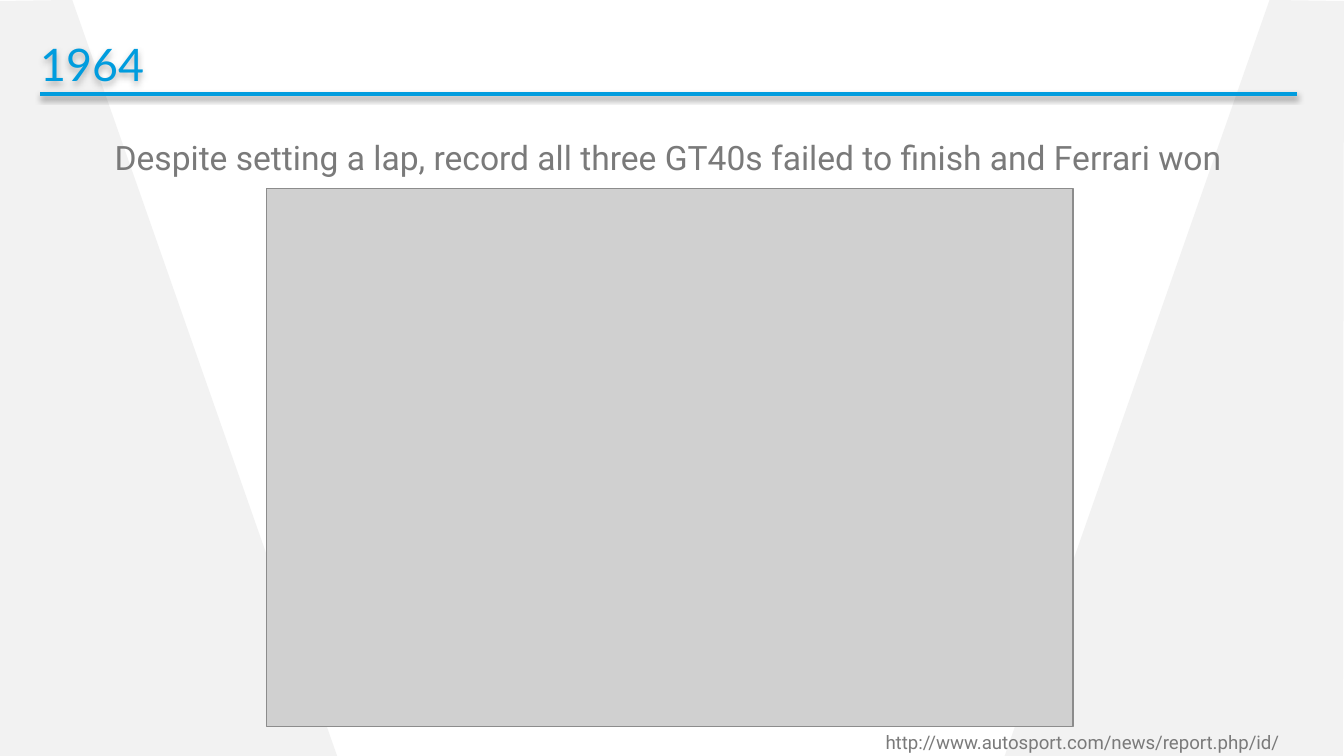
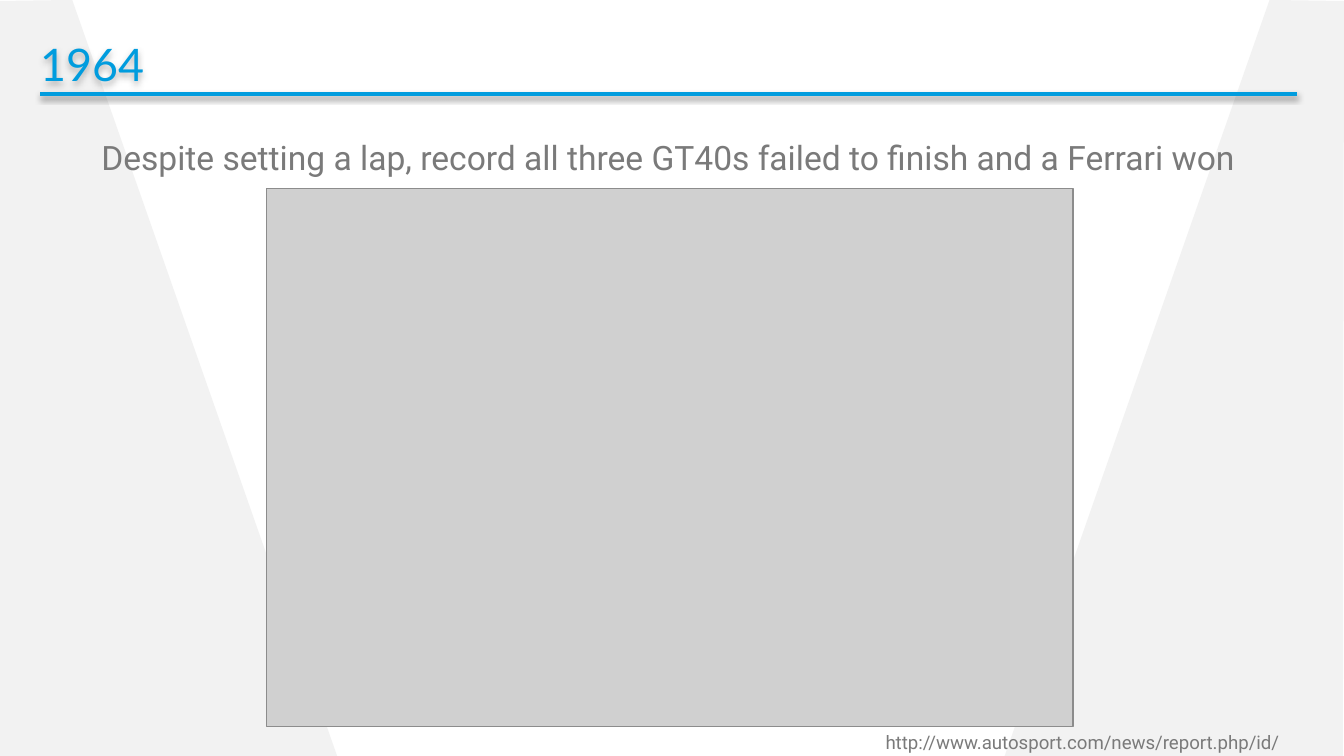
Before and after one commit to cdhunt/pssummit2017-mocking, a slide deck: slide 4 of Summit2017_Mocking.pptx. Drawn at 1344x756 pixels with LibreOffice and Linux fonts; fonts in the diff are those of the drawing; grey boxes stand for pictures; background and template pictures are left out. Boxes give left, top, right and bottom in pixels: in the first picture for what was removed or moved away, otherwise in the second. Text is boxed around its words. In the diff, an @@ line names an element or a change of style, - is before the commit and + after.

```diff
--- a/Summit2017_Mocking.pptx
+++ b/Summit2017_Mocking.pptx
@@ text at (x1=101, y1=144, x2=1235, y2=177): text changed @@
-Despite setting a lap, record all three GT40s failed to finish and Ferrari won
+Despite setting a lap, record all three GT40s failed to finish and a Ferrari won
```
Also in this commit, not shown: 8 other slides changed, 1 slide added, 1 slide removed.
